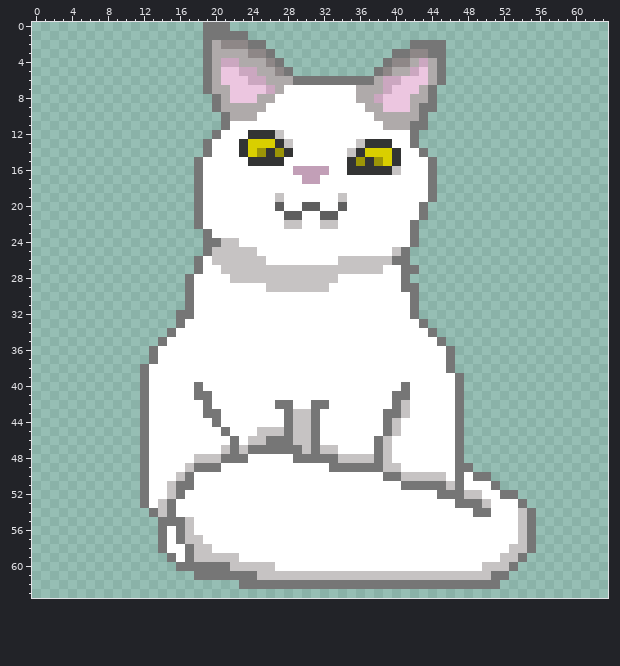
One commit to this pixel-art sprite: Purr-fect Defense/Assets/Echo/Assets/Sprites/Cats/Luna4.png. The first picture shows the starting point.
The file is 64x64 pixels.
After the commit:
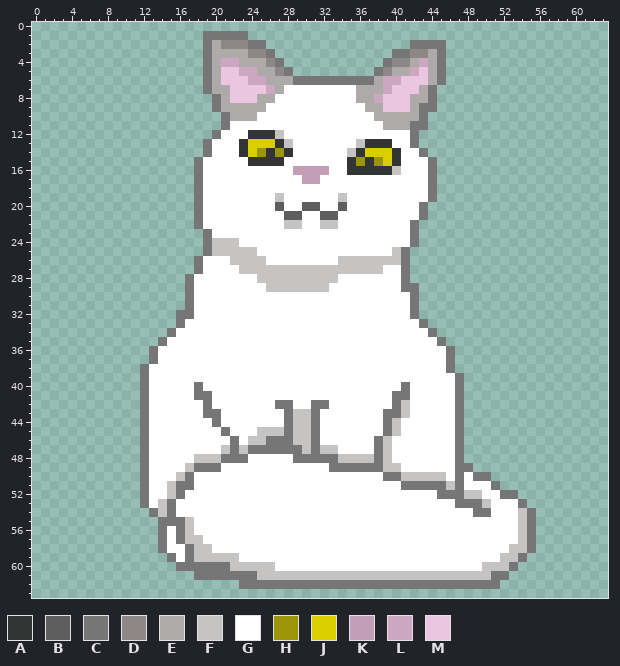
Palette (. is transparent): A #333434  B #5e5e5e  C #767676  D #8e8787  E #afaaaa  F #c6c3c3  G #ffffff  H #9c9507  J #d9cf00  K #c29fb7  L #cba7c0  M #ecc6e0
Changes in this commit:
y 0: x 19..21 CCC -> ...
y 3: x 44 C -> E
y 24: x 20 C -> F
y 26: x 20..21 FF -> GG; x 40 C -> F
y 27: x 21..22 FF -> GG; x 42 C -> .
y 28: x 22..24 FFF -> GGG
Pixel boxes of the changes (left, top, right, bottom) in both pictures:
erased: (203, 22, 230, 31)
changed: (428, 49, 437, 58)
changed: (212, 238, 257, 283)
changed: (392, 256, 419, 274)
